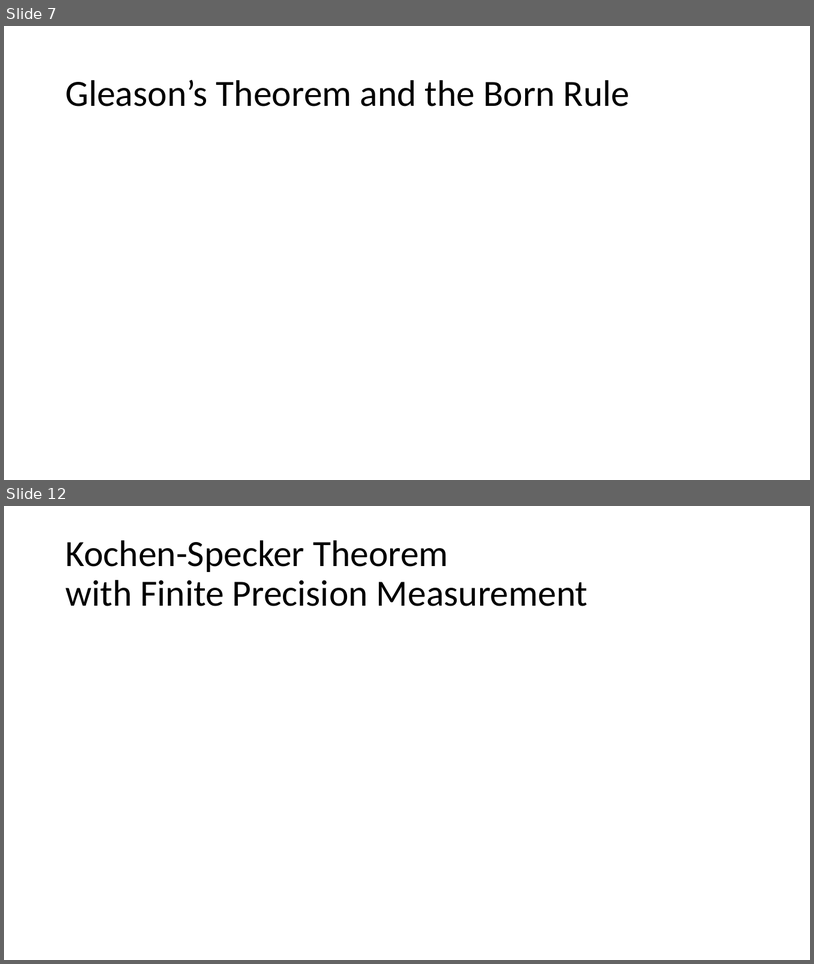
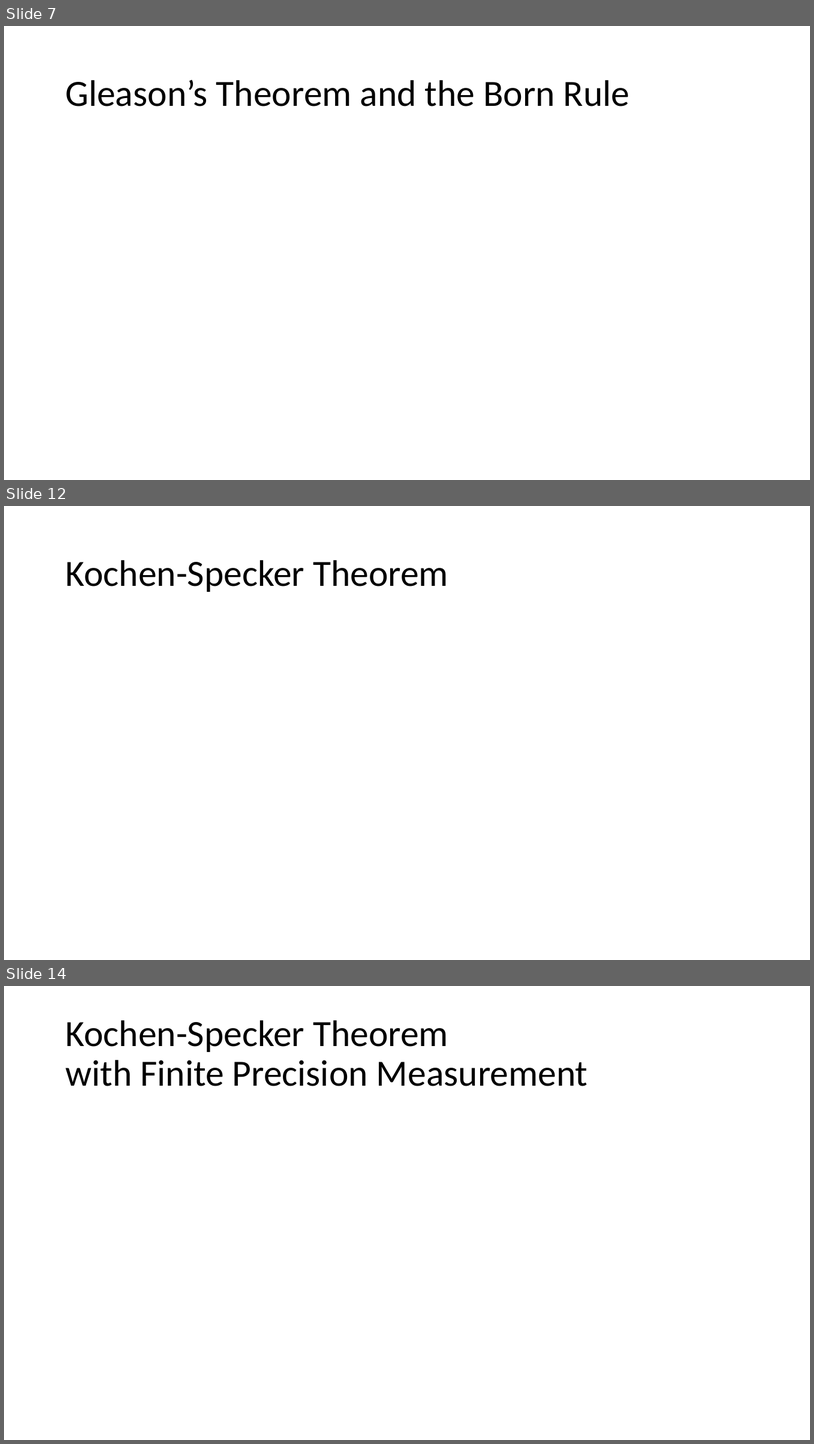
Before and after one commit to yuttai/Contextuality-and-Nonlocality-in-Discrete-Quantum-Theory, a slide deck: prop_letter.pptx. Shown one above the other, each under a label of ours: slides 7 and 12 before the commit, slides 7, 12 and 14 after it; the slides between them are not shown. The pictures are 814x964 and 814x1444 pixels, drawn with LibreOffice and Linux fonts; fonts in the diff are those of the drawing; grey boxes stand for pictures. Boxes give left, top, right and bottom in pixels: in the first picture for what was removed or moved away, otherwise in the second. Text is boxed around its words. In the diff, an @@ line names an element or a change of style, - is before the commit and + after.

```diff
--- a/prop_letter.pptx
+++ b/prop_letter.pptx
@@ slide 12 added at (x1=4, y1=506, x2=810, y2=960), background #FFFFFF @@
@@ title added at (x1=65, y1=560, x2=449, y2=592), 44 pt, text #000000 @@
+Kochen-Specker Theorem
@@ what was slide 12 is now slide 14 @@
```
Also in this commit, not shown: 4 slides changed, 1 other slide added.
